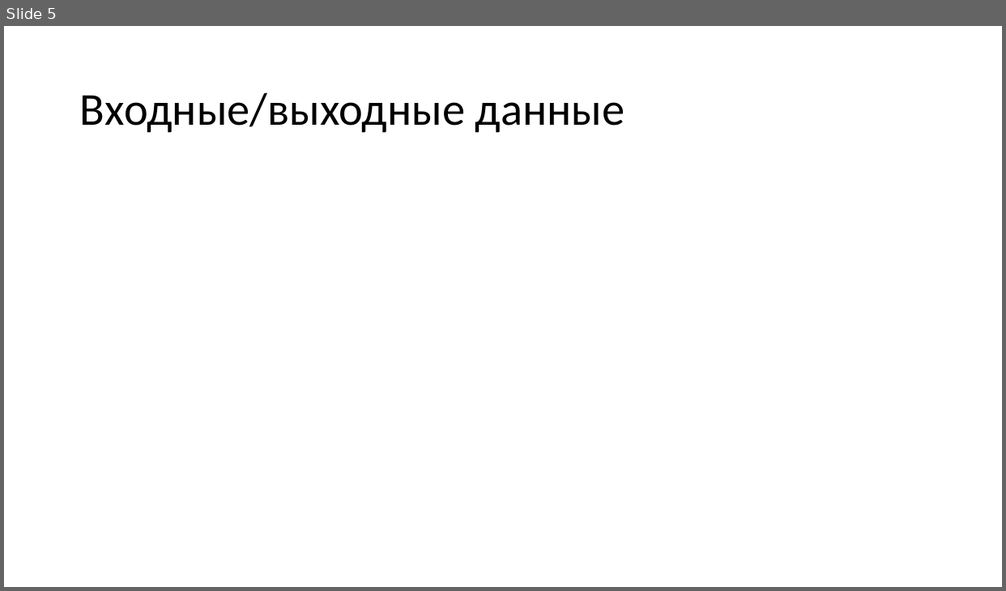
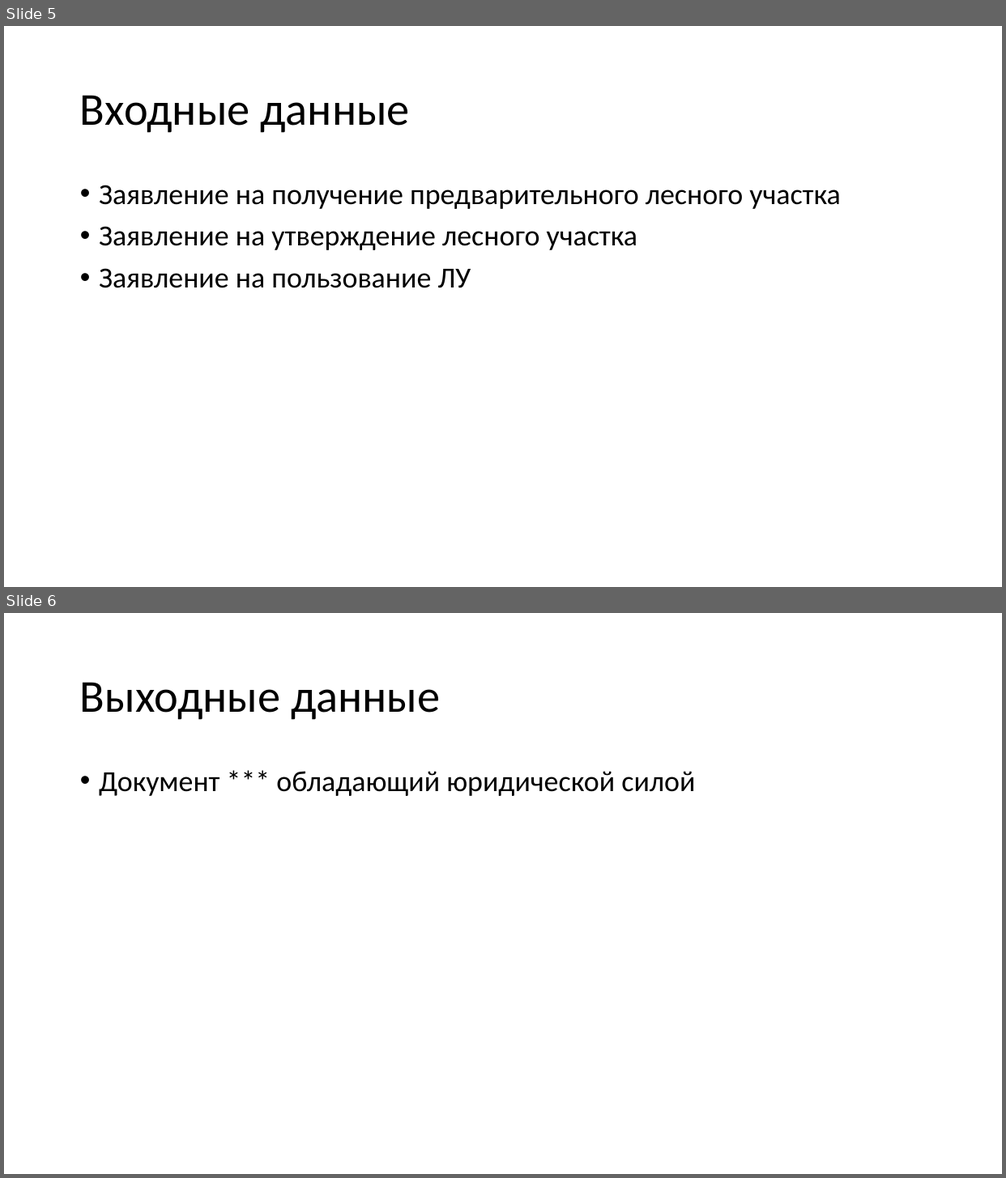
Before and after one commit to mcdodik20008/docs, a slide deck: Prezentatsia.pptx. Shown one above the other, each under a label of ours: slide 5 before the commit, slides 5 and 6 after it. The pictures are 1006x591 and 1006x1178 pixels, drawn with LibreOffice and Linux fonts; fonts in the diff are those of the drawing. Boxes give left, top, right and bottom in pixels: in the first picture for what was removed or moved away, otherwise in the second. Text is boxed around its words. In the diff, an @@ line names an element or a change of style, - is before the commit and + after.

```diff
--- a/Prezentatsia.pptx
+++ b/Prezentatsia.pptx
@@ slide 6 added at (x1=4, y1=613, x2=1002, y2=1174), background #FFFFFF @@
@@ title added at (x1=80, y1=682, x2=441, y2=720), 44 pt, text #303030 @@
+Выходные данные
@@ text added at (x1=99, y1=771, x2=695, y2=796), 28 pt, text #303030 @@
+• Документ *** обладающий юридической силой
@@ slide 5 changed as well @@
@@ title at (x1=80, y1=95, x2=410, y2=133): text changed; text colour #000000 to #303030 @@
-Входные/выходные данные
+Входные данные
@@ text added at (x1=99, y1=185, x2=841, y2=288), 28 pt, text #303030 @@
+• Заявление на получение предварительного лесного участка
+• Заявление на утверждение лесного участка
+• Заявление на пользование ЛУ
```
Also in this commit, not shown: 5 other slides changed, 1 slide removed.
